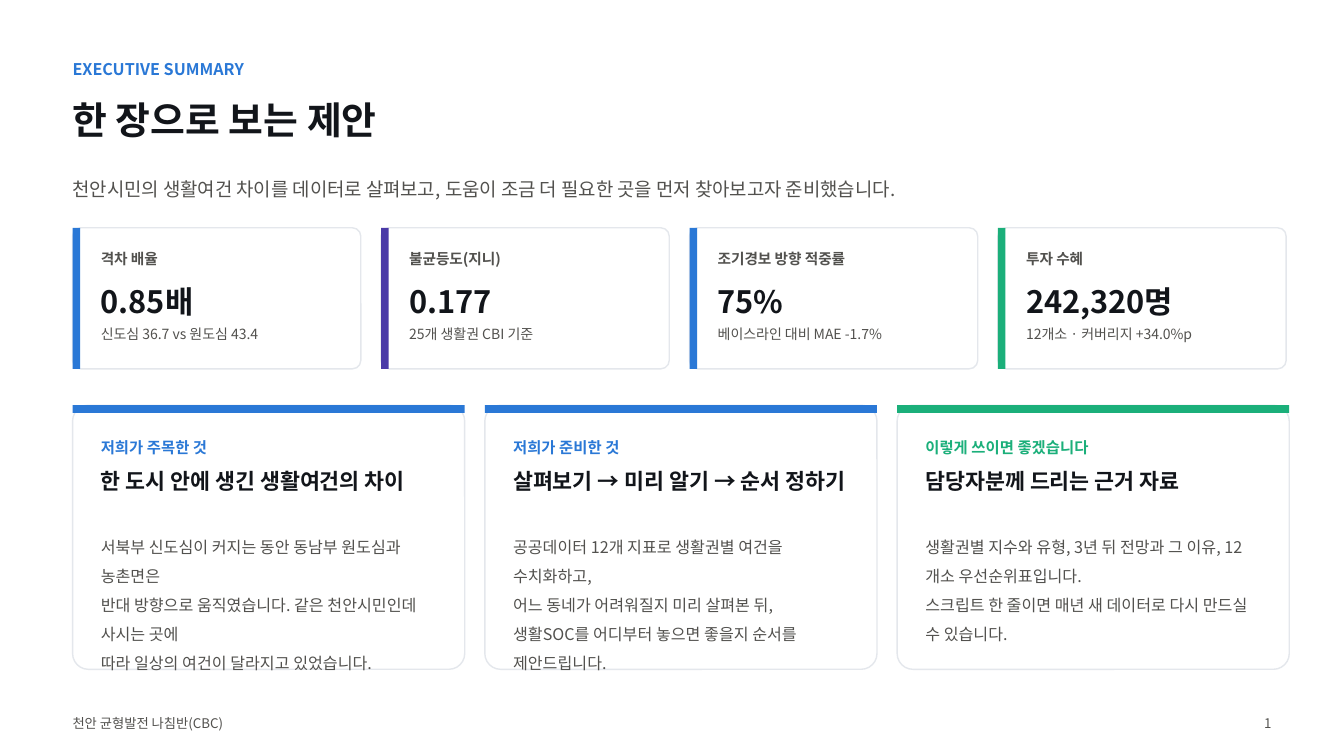
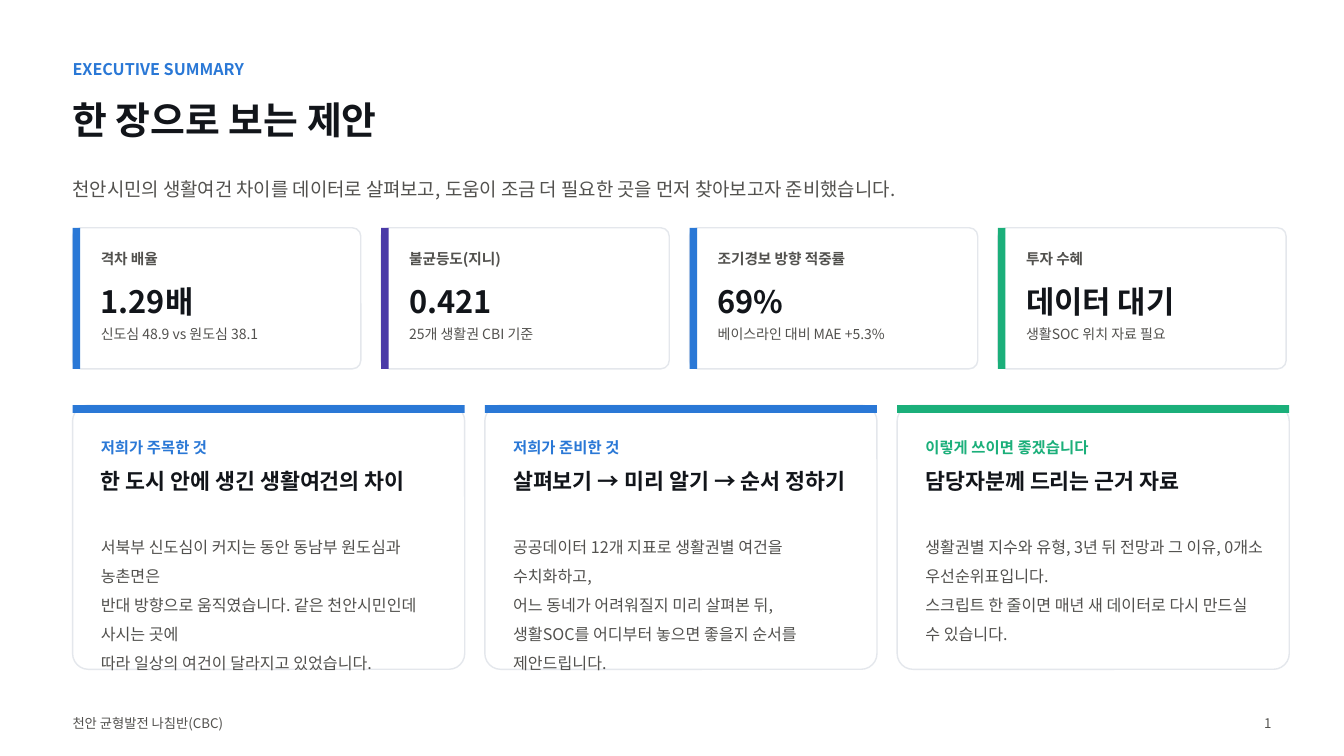
Before and after one commit to BioCode67/2026-AI-, a slide deck: slide 2 of deliverables/기획서_천안균형발전나침반_CBC.pptx. Drawn at 1344x756 pixels with LibreOffice and Linux fonts; fonts in the diff are those of the drawing. Boxes give left, top, right and bottom in pixels: in the first picture for what was removed or moved away, otherwise in the second. Text is boxed around its words. In the diff, an @@ line names an element or a change of style, - is before the commit and + after.

```diff
--- a/deliverables/기획서_천안균형발전나침반_CBC.pptx
+++ b/deliverables/기획서_천안균형발전나침반_CBC.pptx
@@ text at box(101, 287, 194, 316): text changed @@
-0.85배
+1.29배
@@ text at box(409, 289, 492, 314): text changed @@
-0.177
+0.421
@@ text at box(718, 289, 784, 314): text changed @@
-75%
+69%
@@ text at box(1026, 287, 1175, 316): text changed @@
-242,320명
+데이터 대기
@@ text at box(101, 327, 258, 340): text changed @@
-신도심 36.7 vs 원도심 43.4
+신도심 48.9 vs 원도심 38.1
@@ text at box(718, 327, 885, 340): text changed @@
-베이스라인 대비 MAE -1.7%
+베이스라인 대비 MAE +5.3%
@@ text at box(1026, 327, 1166, 340): text changed @@
-12개소 · 커버리지 +34.0%p
+생활SOC 위치 자료 필요
@@ text at box(925, 539, 1263, 584): text changed @@
-생활권별 지수와 유형, 3년 뒤 전망과 그 이유, 12개소 우선순위표입니다.
+생활권별 지수와 유형, 3년 뒤 전망과 그 이유, 0개소 우선순위표입니다.
```
Also in this commit, not shown: 15 other slides changed, 1 slide added, 2 slides removed, 18 other files.
